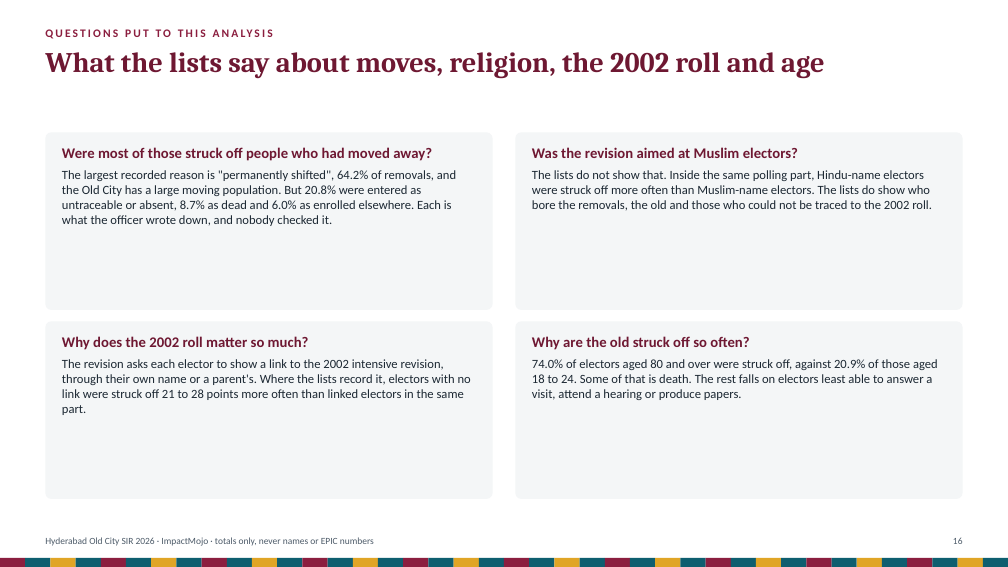
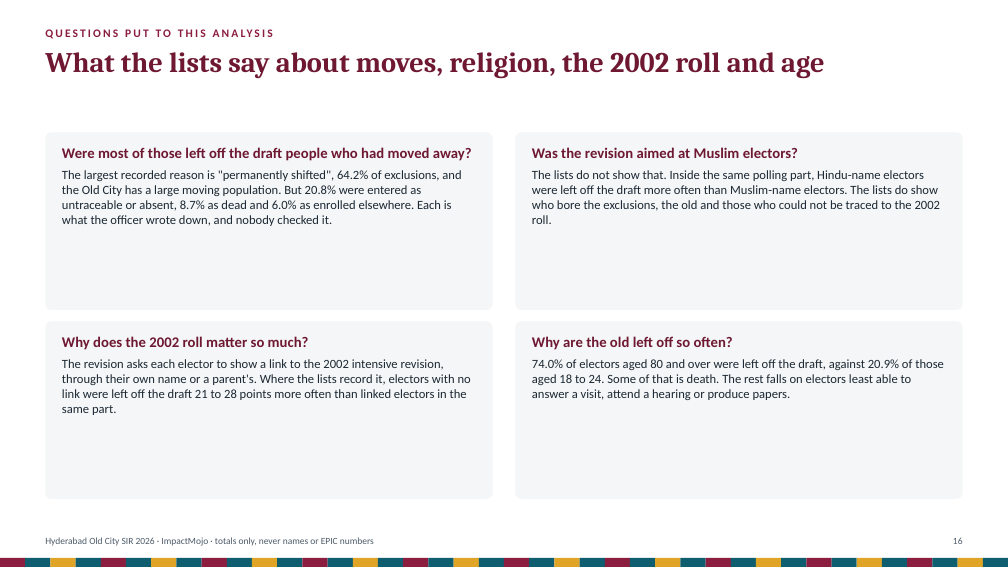
Before and after one commit to Varnasr/INDIA-DATA, a slide deck: slide 16 of reports/hyderabad-old-city-sir-2026-deck.pptx. Drawn at 1008x567 pixels with LibreOffice and Linux fonts; fonts in the diff are those of the drawing. Boxes give left, top, right and bottom in pixels: in the first picture for what was removed or moved away, otherwise in the second. Text is boxed around its words. In the diff, an @@ line names an element or a change of style, - is before the commit and + after.

```diff
--- a/reports/hyderabad-old-city-sir-2026-deck.pptx
+++ b/reports/hyderabad-old-city-sir-2026-deck.pptx
@@ text at (62, 147, 472, 226): text changed @@
-Were most of those struck off people who had moved away?
-The largest recorded reason is "permanently shifted", 64.2% of removals, and the Old City has a large moving population. But 20.8% were entered as untraceable or absent, 8.7% as dead and 6.0% as enrolled elsewhere. Each is what the officer wrote down, and nobody checked it.
+Were most of those left off the draft people who had moved away?
+The largest recorded reason is "permanently shifted", 64.2% of exclusions, and the Old City has a large moving population. But 20.8% were entered as untraceable or absent, 8.7% as dead and 6.0% as enrolled elsewhere. Each is what the officer wrote down, and nobody checked it.
@@ text at (532, 170, 941, 224): text changed @@
-The lists do not show that. Inside the same polling part, Hindu-name electors were struck off more often than Muslim-name electors. The lists do show who bore the removals, the old and those who could not be traced to the 2002 roll.
+The lists do not show that. Inside the same polling part, Hindu-name electors were left off the draft more often than Muslim-name electors. The lists do show who bore the exclusions, the old and those who could not be traced to the 2002 roll.
@@ text at (62, 359, 471, 415): text changed @@
-The revision asks each elector to show a link to the 2002 intensive revision, through their own name or a parent's. Where the lists record it, electors with no link were struck off 21 to 28 points more often than linked electors in the same part.
+The revision asks each elector to show a link to the 2002 intensive revision, through their own name or a parent's. Where the lists record it, electors with no link were left off the draft 21 to 28 points more often than linked electors in the same part.
@@ text at (532, 336, 944, 400): text changed @@
-Why are the old struck off so often?
-74.0% of electors aged 80 and over were struck off, against 20.9% of those aged 18 to 24. Some of that is death. The rest falls on electors least able to answer a visit, attend a hearing or produce papers.
+Why are the old left off so often?
+74.0% of electors aged 80 and over were left off the draft, against 20.9% of those aged 18 to 24. Some of that is death. The rest falls on electors least able to answer a visit, attend a hearing or produce papers.
```
Also in this commit, not shown: 16 other slides changed, 44 other files.
